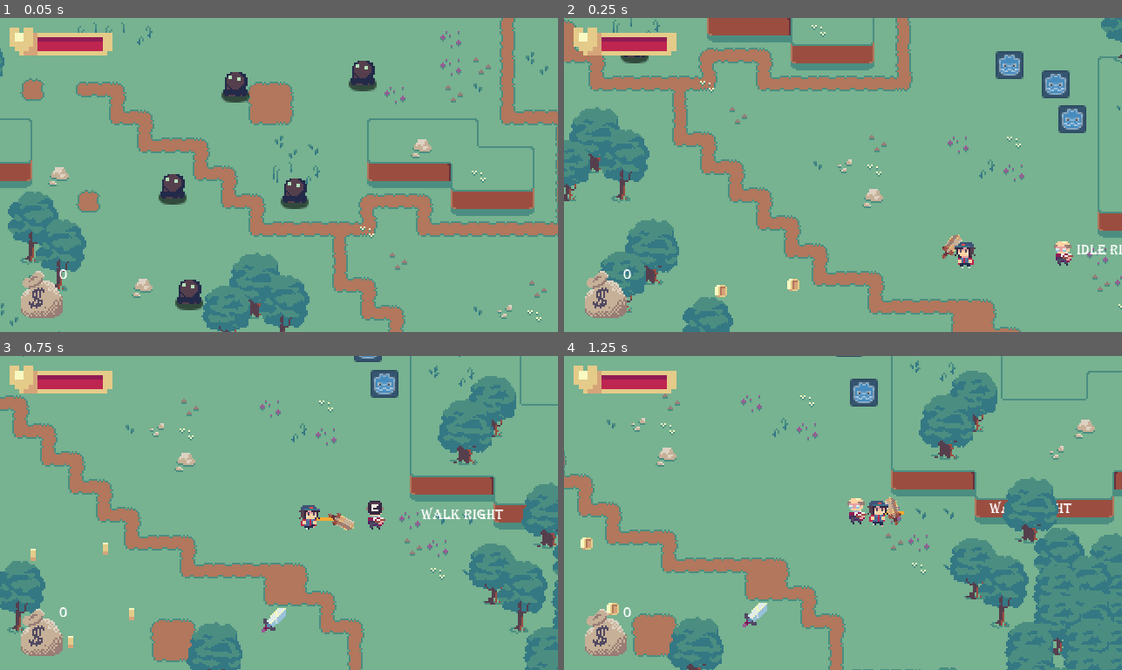
Above: before the commit, frames 1-4 (two rows, left to right).
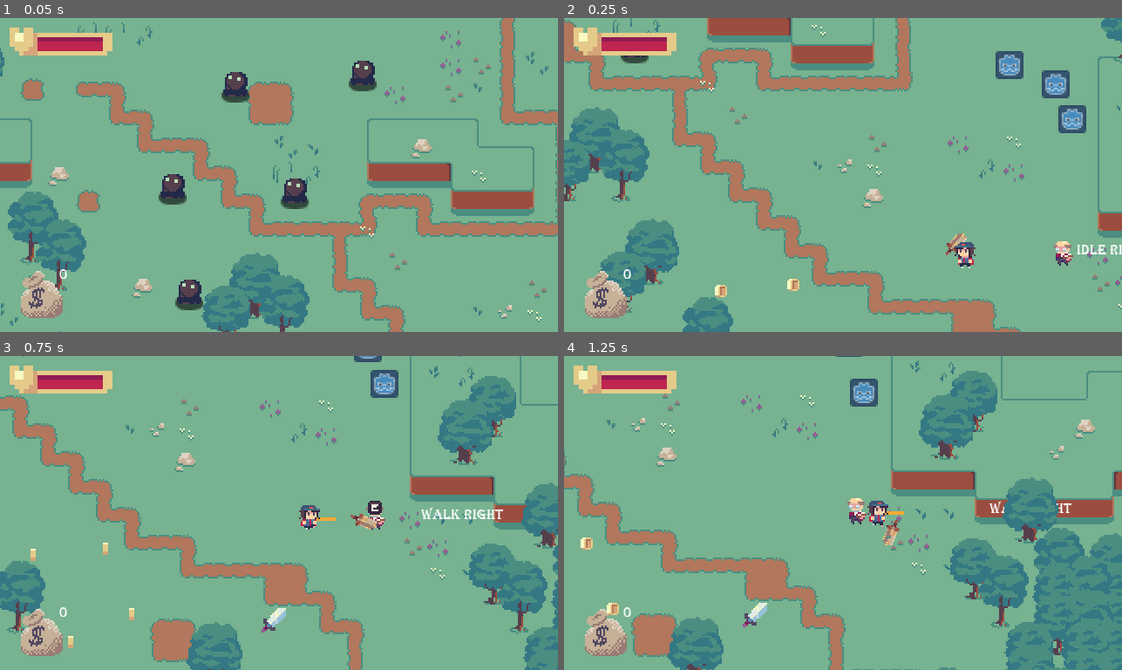
Above: after the commit, the same moments.

Repository: OceanBoy612/SimpleRPG
Game: Godot game, scene res://Code/Maps/Map1.tscn
The game is run twice, just before and just after one commit, with the same random seed, the same clock (stepped at 60 frames per second) and the same inputs. The engine's default icon, where the game draws it, is replaced by a stand-in: a white triangle on a blue panel in a dark square.
Inputs (mouse positions are in pixels of both pictures, inside the frame that each line leads up to):
- Up to frame 1 (0.05 s): no input
- Up to frame 2 (0.25 s): no input
- Up to frame 3 (0.75 s): tap Enter (ui_accept) at 0.5 s; move the mouse to (401, 497) at 0.52 s; hold Right (ui_right) from 0.53 s (still down); click (401, 497) at 0.6 s
- Up to frame 4 (1.25 s): keep holding Right (ui_right); tap Enter (ui_accept) at 0.77 s

Frame 1 is identical in both runs. In frame 2, 0.2% of the frame differs, in the area x 67-73%, y 68-77%; in frame 3, 0.3%, in the area x 58-68%, y 50-56%; in frame 4, 0.2%.

Commit message:
Made player sword swings wider.
- Increased sword swing radius.
- Added back in backslash
- Added path reset function for when sword is on top or bottom to avoid weird artifacts.

Diff:
--- a/src/Code/Character Controller/Player.tscn
+++ b/src/Code/Character Controller/Player.tscn
@@ -31,11 +31,11 @@
 
 [sub_resource type="Curve2D" id=4]
 _data = {
-"points": PoolVector2Array( 4.04089, -1.77943, 0, 0, -43.071, 0.28064, 0, 0, 0, 0, -37.4671, 0.196152, -0.665425, -3.39694, 0.665425, 3.39694, -34.0939, 3.47017, 0, 0, 0, 0, -40.5427, 10.5143 )
+"points": PoolVector2Array( 4.04089, -1.77943, 0, 0, -43.8048, 3.04468, -2.11574, 1.49155, 2.11574, -1.49155, -37.7502, 1.27414, -2.25, 0.88955, 2.25, -0.88955, -35.4963, -6.22735, -2.25, -0.62598, 2.25, 0.62598, -27.9391, -5.29549, -0.665425, -3.39694, 0.665425, 3.39694, -25.641, 1.83325, 1.875, -1.18607, -1.875, 1.18607, -29.8836, 9.33475, 7.01631, 3.14903, -7.01631, -3.14903, -43.2745, 8.3097 )
 }
 
 [sub_resource type="RectangleShape2D" id=5]
-extents = Vector2( 3.61358, 7.87783 )
+extents = Vector2( 3.61358, 6.056 )
 
 [sub_resource type="AtlasTexture" id=6]
 atlas = ExtResource( 12 )
@@ -106,15 +106,17 @@
 playback/speed = 1.2
 
 [node name="Path2D" type="Path2D" parent="Facing/Weapon"]
-position = Vector2( 0.10511, 0 )
+position = Vector2( 0.10511, 0.0413493 )
+scale = Vector2( 1, 0.948513 )
 curve = SubResource( 4 )
 
 [node name="PathFollow2D" type="PathFollow2D" parent="Facing/Weapon/Path2D"]
-position = Vector2( -43.071, 0.28064 )
+position = Vector2( -44.0091, 3.21865 )
 rotation = -0.0653785
 loop = false
 
 [node name="WeaponSprite" type="AnimatedSprite" parent="Facing/Weapon/Path2D/PathFollow2D"]
+position = Vector2( 0.231417, -5.48203 )
 rotation = -0.785398
 frames = ExtResource( 5 )
 animation = "Wooden Sword"
@@ -128,7 +130,7 @@
 entityPath = NodePath("../../../../../..")
 
 [node name="CollisionShape2D" type="CollisionShape2D" parent="Facing/Weapon/Path2D/PathFollow2D/WeaponSprite/AttackArea"]
-position = Vector2( 0.325951, -20.5513 )
+position = Vector2( 0.0667133, -21.5604 )
 rotation = -3.09796
 shape = SubResource( 5 )
 
@@ -141,6 +143,7 @@
 [node name="ItemAttractor" parent="." instance=ExtResource( 8 )]
 
 [node name="Heal" type="AnimatedSprite" parent="."]
+visible = false
 frames = SubResource( 13 )
 frame = 7
 playing = true
--- a/src/Code/Character Controller/Weapon/weapon.gd
+++ b/src/Code/Character Controller/Weapon/weapon.gd
@@ -36,17 +36,21 @@
 			start_pt, end_pt, attack_time, Tween.TRANS_SINE, Tween.EASE_IN_OUT)
 	$Tween.start()
 
-#	var temp = start_pt
-#	start_pt = end_pt
-#	end_pt = temp
+	var temp = start_pt
+	start_pt = end_pt
+	end_pt = temp
 
 
 func tween_finished():
 	emit_signal("attack_finished")
 	attacking = false
 	shape.disabled = true
+#	path.offset = 0
+
+func reset_sword():
 	path.offset = 0
-
+	start_pt = 0
+	end_pt = 0.99
 
 func switch_sword(sword_name: String) -> void:
 	sprite.play(sword_name)
--- a/src/Code/Character Controller/facing.gd
+++ b/src/Code/Character Controller/facing.gd
@@ -10,6 +10,7 @@
 
 onready var kb = get_parent() as KinematicBody2D
 onready var weapon = $Weapon
+onready var path = $Weapon/Path2D/PathFollow2D
 var talkin = false
 
 func _ready():
@@ -26,9 +27,11 @@
 	look_at(get_global_mouse_position())
 
 	var lookDirection = Vector2(cos(self.rotation), sin(self.rotation)).normalized()
-	if lookDirection.x < 0:
+	if lookDirection.x < 0 and weapon.scale.y == 1:
+		weapon.reset_sword()
 		weapon.scale.y = -1
-	else:
+	elif lookDirection.x >= 0 and weapon.scale.y == -1:
+		weapon.reset_sword()
 		weapon.scale.y = 1
 
 #	if kb.has_meta("rotation"):
